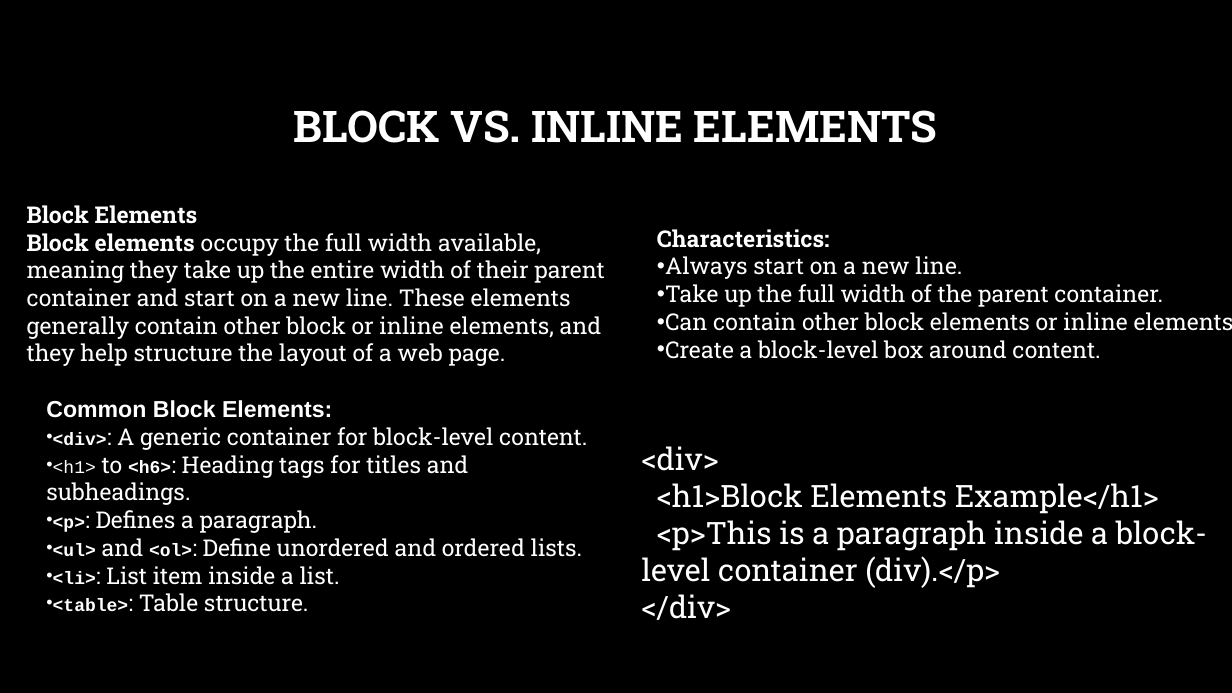
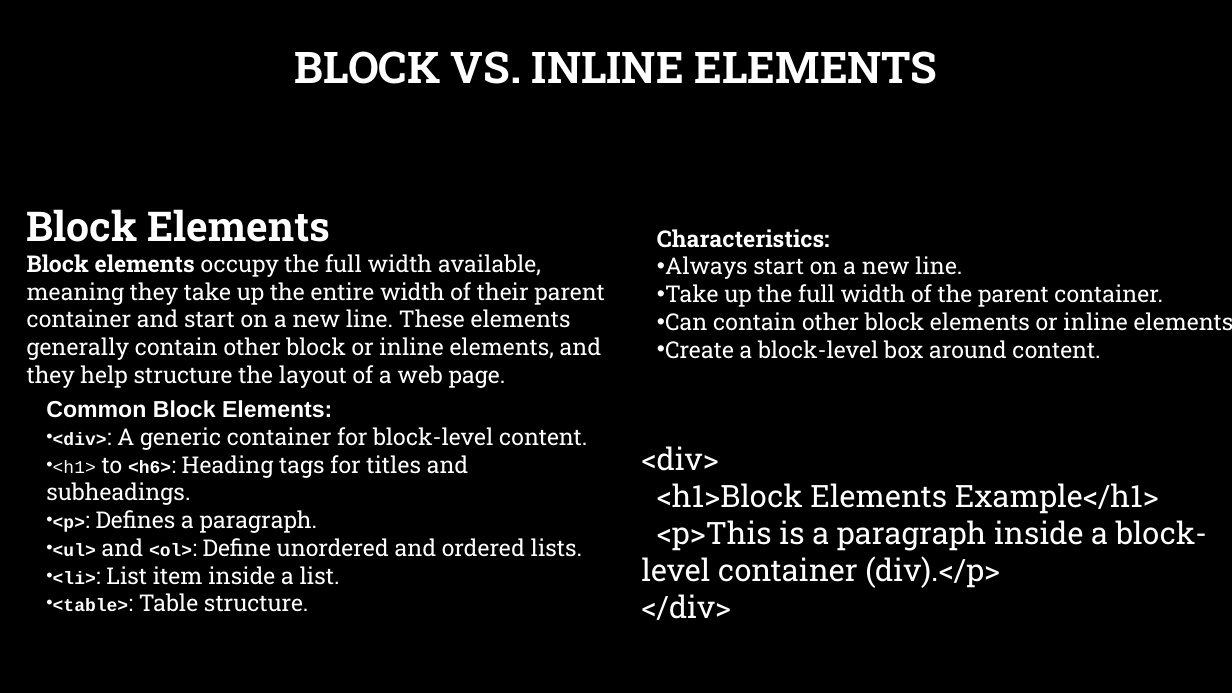
Before and after one commit to onkarbhawar111/18-Mar, a slide deck: slide 24 of HTML PPT.pptx (slide 25 before the commit). Drawn at 1232x693 pixels with LibreOffice and Linux fonts; fonts in the diff are those of the drawing; background and template pictures are left out. Boxes give left, top, right and bottom in pixels: in the first picture for what was removed or moved away, otherwise in the second. Text is boxed around its words. In the diff, an @@ line names an element or a change of style, - is before the commit and + after.

```diff
--- a/HTML PPT.pptx
+++ b/HTML PPT.pptx
@@ title "BLOCK VS. INLINE ELEMENTS": place and size @@
-title "BLOCK VS. INLINE ELEMENTS" at <box>294,110,937,143</box>
+title "BLOCK VS. INLINE ELEMENTS" at <box>294,51,938,84</box>
@@ text at <box>27,209,331,242</box>: size 18 to 32 pt in "Block Elements" @@
```
Also in this commit, not shown: 4 other slides changed, 1 slide removed, 2 other files.
